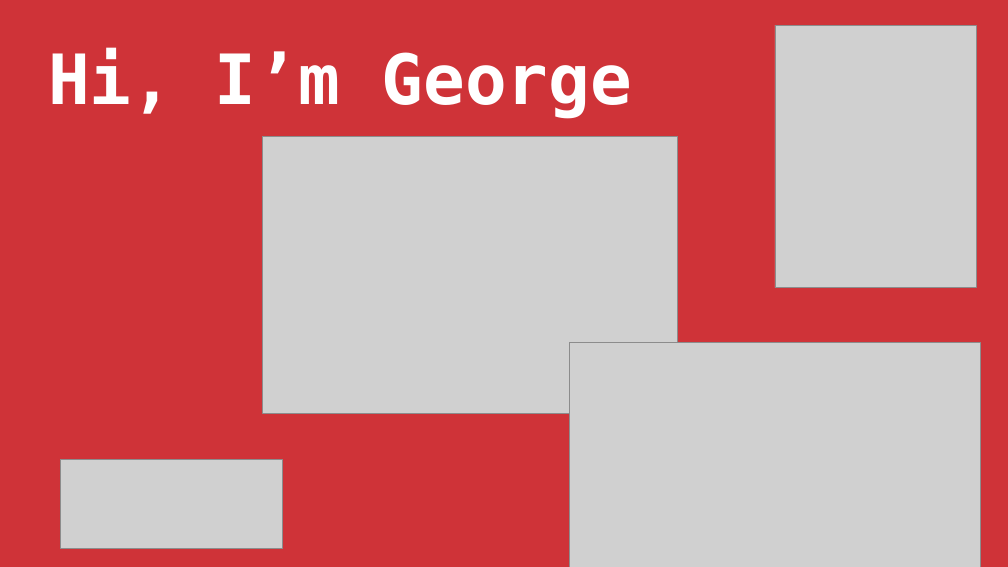
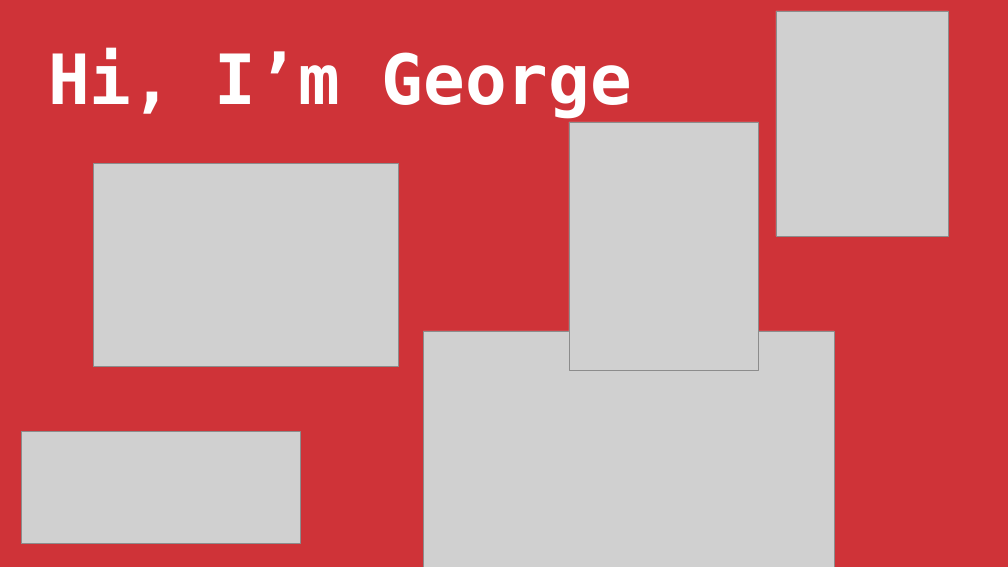
Before and after one commit to stringfestdata/python-in-excel-crash-course, a slide deck: slide 2 of python-in-excel-crash-course.pptx. Drawn at 1008x567 pixels with LibreOffice and Linux fonts; fonts in the diff are those of the drawing; grey boxes stand for pictures. Boxes give left, top, right and bottom in pixels: in the first picture for what was removed or moved away, otherwise in the second. Text is boxed around its words. In the diff, an @@ line names an element or a change of style, - is before the commit and + after.

```diff
--- a/python-in-excel-crash-course.pptx
+++ b/python-in-excel-crash-course.pptx
@@ picture: place and size @@
-picture at [775,25,976,288]
+picture at [776,11,948,236]
@@ picture added at [569,122,759,370] @@
@@ picture: place and size @@
-picture at [262,137,677,413]
+picture at [93,164,398,367]
@@ picture: place and size @@
-picture at [570,342,980,567]
+picture at [423,331,834,567]
@@ picture: place and size @@
-picture at [60,459,283,548]
+picture at [21,432,300,544]
```
Also in this commit, not shown: 1 other slide changed, 4 slides added, 3 slides removed.
